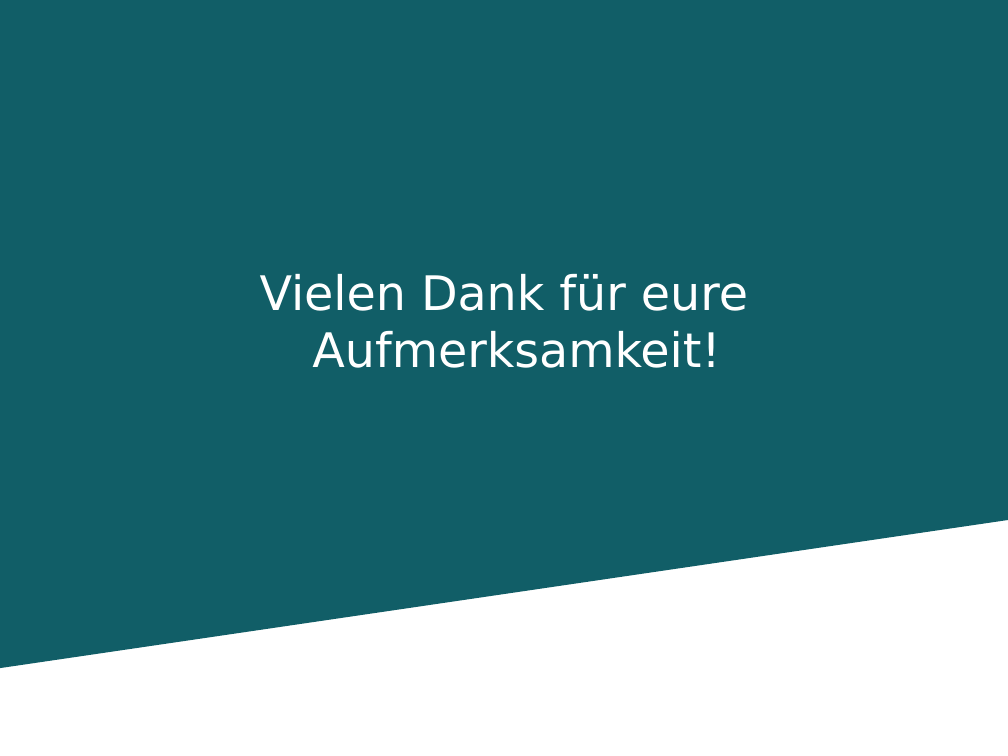
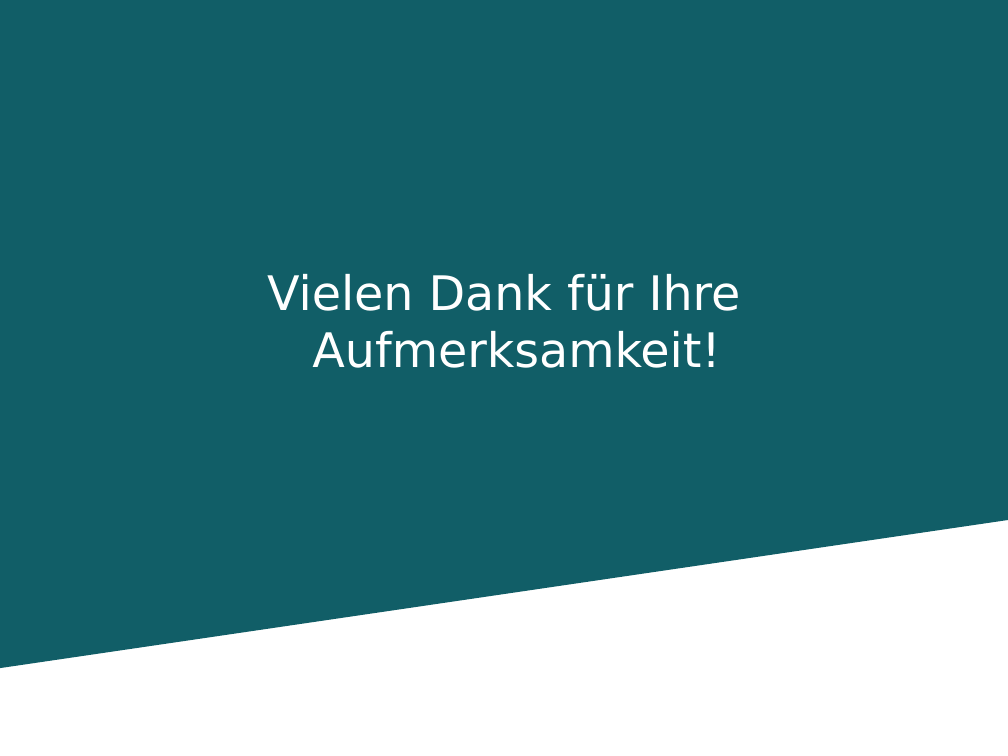
Before and after one commit to Kage0x3B/wissenschaftliches-arbeiten-praesentation, a slide deck: slide 45 of Präsentation Pfadplanungsalgorithmen.pptx (slide 47 before the commit). Drawn at 1008x756 pixels with LibreOffice and Linux fonts; fonts in the diff are those of the drawing; background and template pictures are left out. Boxes give left, top, right and bottom in pixels: in the first picture for what was removed or moved away, otherwise in the second. Text is boxed around its words. In the diff, an @@ line names an element or a change of style, - is before the commit and + after.

```diff
--- a/Präsentation Pfadplanungsalgorithmen.pptx
+++ b/Präsentation Pfadplanungsalgorithmen.pptx
@@ text at bbox=[267, 274, 741, 368]: text changed @@
-Vielen Dank für eure Aufmerksamkeit!
+Vielen Dank für Ihre Aufmerksamkeit!
```
Also in this commit, not shown: 12 other slides changed, 2 slides removed, 1 other file.
